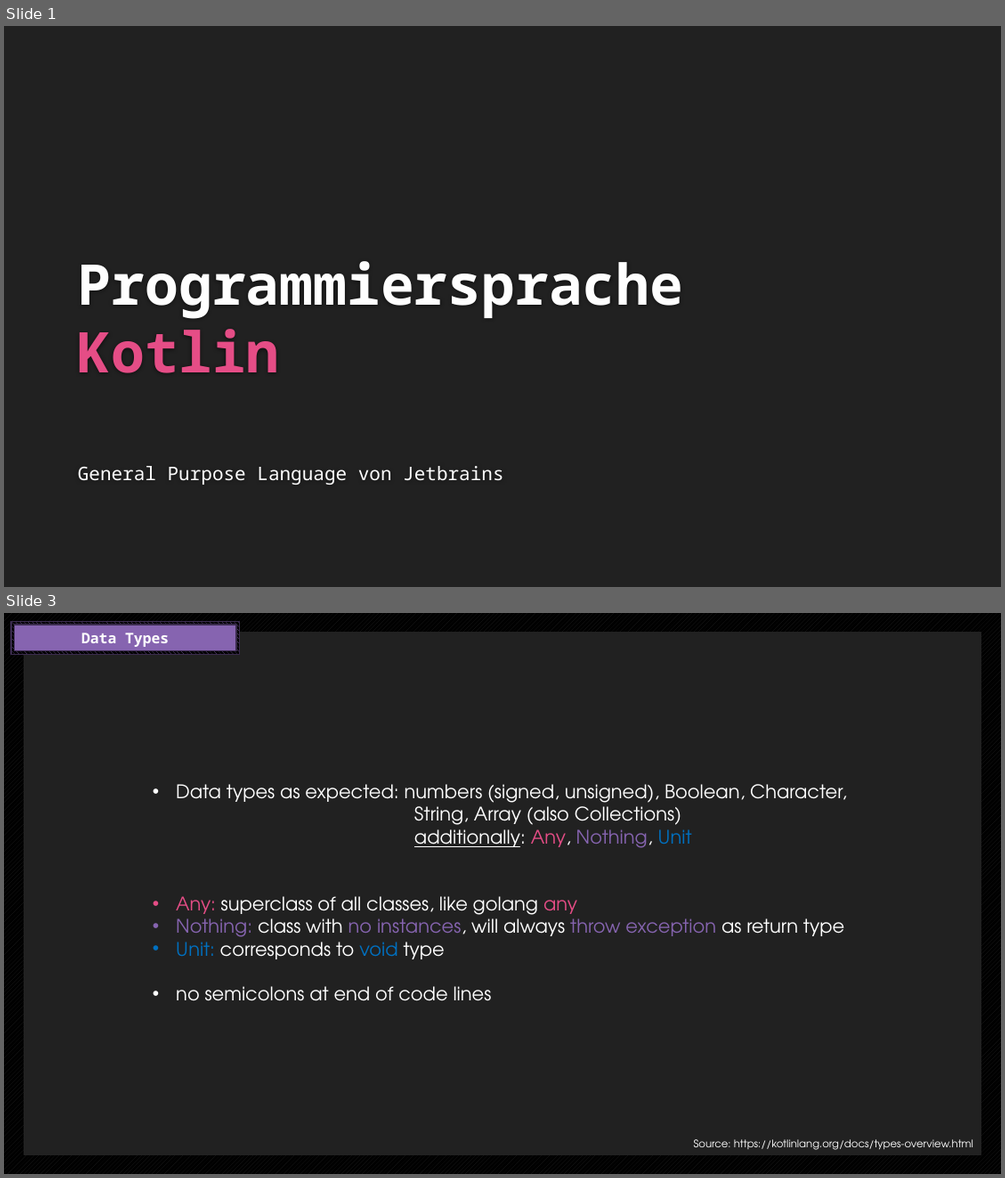
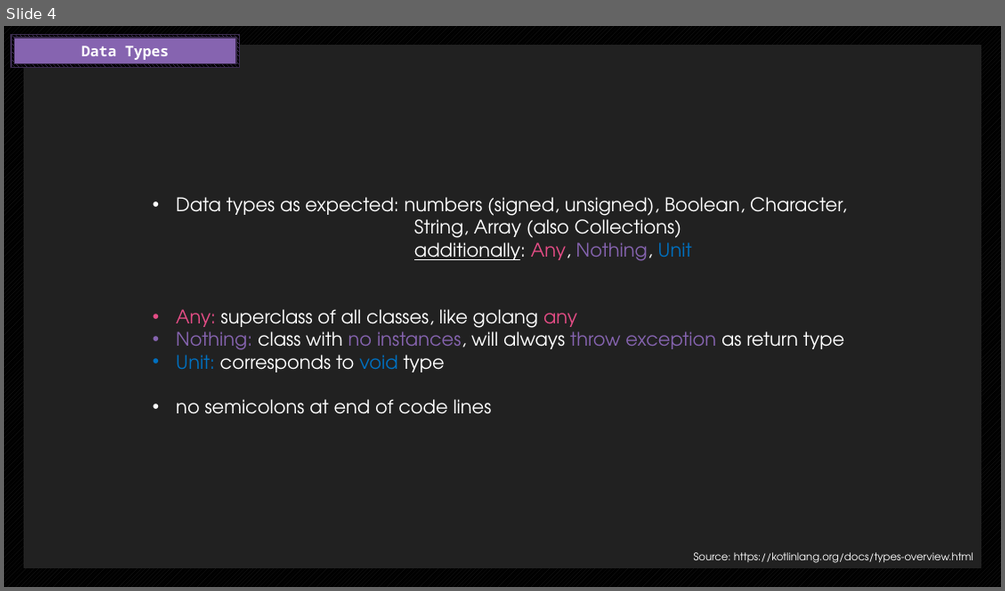
Before and after one commit to endorivium/informational-mastery, a slide deck: KP/Blitzlicht_Kotlin.pptx. Shown one above the other, each under a label of ours: slides 1 and 3 before the commit, slide 4 after it; the slides between them are not shown. The pictures are 1005x1178 and 1005x591 pixels, drawn with LibreOffice and Linux fonts; fonts in the diff are those of the drawing; background and template pictures are left out. Boxes give left, top, right and bottom in pixels: in the first picture for what was removed or moved away, otherwise in the second. Text is boxed around its words. In the diff, an @@ line names an element or a change of style, - is before the commit and + after.

```diff
--- a/KP/Blitzlicht_Kotlin.pptx
+++ b/KP/Blitzlicht_Kotlin.pptx
@@ slide 1 removed at <box>4,26,1001,587</box>, background #212121 @@
@@ title removed at <box>78,261,683,373</box> @@
-Programmiersprache
-Kotlin
@@ subtitle removed at <box>78,466,503,484</box> @@
-General Purpose Language von Jetbrains
@@ what was slide 3 is now slide 4 @@
```
Also in this commit, not shown: 2 slides changed, 2 slides added, 5 other files.
